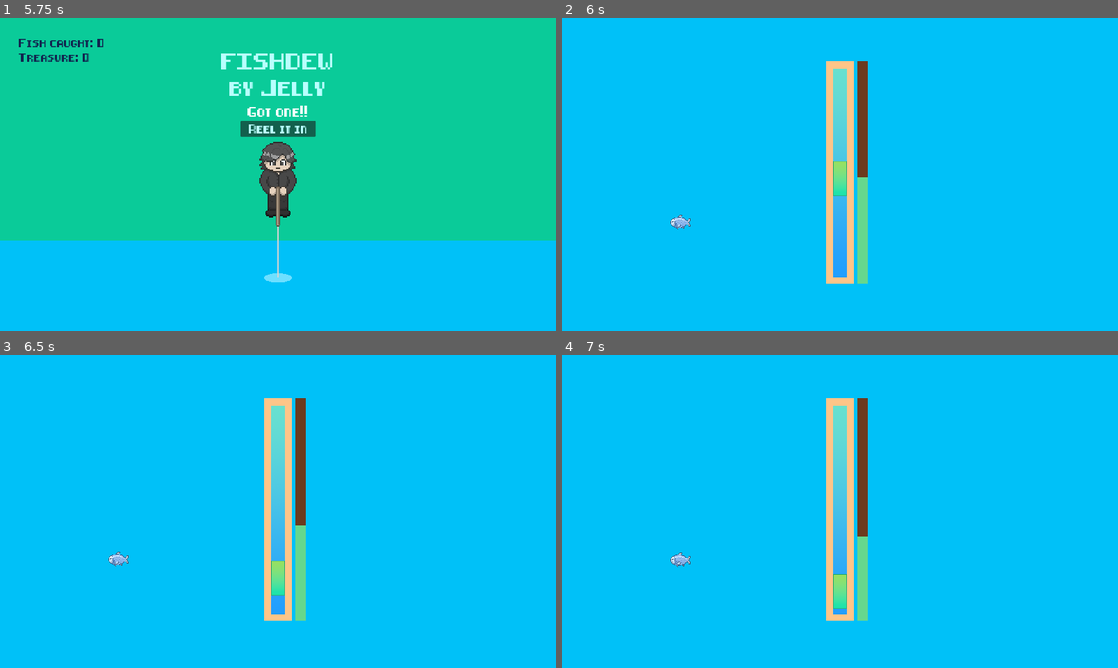
Above: before the commit, frames 1-4 (two rows, left to right).
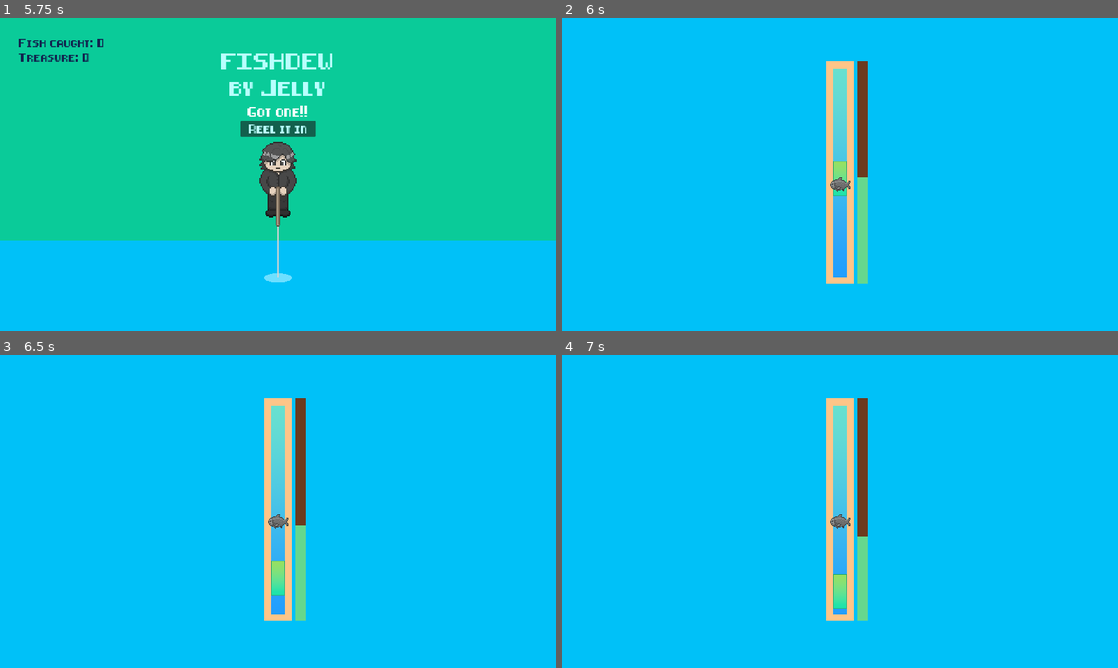
Above: after the commit, the same moments.

Repository: Anjellyrika/fishdew
Game: Godot game, scene res://src/main_scene.tscn
Same seed, same stepped clock (60 frames per second), same inputs: the game is played once before the commit and once after it.
Inputs (mouse positions are in pixels of both pictures, inside the frame that each line leads up to):
- Up to frame 1 (5.75 s): tap Enter (ui_accept) at 0.5, 0.77, 1.25, 1.52, 2, 2.75, 3.02, 3.5, 3.77, 4.25, 4.52 s; move the mouse to (400, 158) at 0.52 s; hold Right (ui_right) 0.53-2.03 s; tap F every 0.75 s from 0.6 to 5.1 s; click (400, 158) at 0.67 s; move the mouse to (166, 190) at 1.27 s; move the mouse to (333, 105) at 2.02 s; hold Left (ui_left) 2.03-2.78 s; move the mouse to (250, 237) at 2.77 s; hold Right (ui_right) 2.78-4.28 s; click (250, 237) at 2.92 s; move the mouse to (444, 221) at 3.52 s; move the mouse to (111, 127) at 4.27 s; hold Left (ui_left) 4.28-5.03 s; move the mouse to (305, 174) at 5.02 s; hold Right (ui_right) from 5.03 s (still down); click (305, 174) at 5.17 s
- Up to frame 2 (6 s): release Right (ui_right) at 5.75 s; click "Reel it in" at 5.75 s
- Up to frame 3 (6.5 s): no input
- Up to frame 4 (7 s): move the mouse to (756, 433) at 6.52 s; hold Left (ui_left) from 6.53 s (still down); tap F at 6.6 s; tap Enter (ui_accept) at 6.77 s

Frame 1 is identical in both runs. In frame 2, 0.2% of the frame differs, in the area x 19-52%, y 50-68%; in frame 3, 0.2%; in frame 4, 0.2%.
Error after the commit: Invalid access to property or key 'fish_progress_increased' on a base object of type 'Nil'. (res://src/fishing_lvl/fishing_lvl_progress.gd:11)

Commit message:
refactor: adjust fish collisions

Diff:
--- a/project.godot
+++ b/project.godot
@@ -45,6 +45,7 @@
 [layer_names]
 
 2d_physics/layer_2="Overworld"
+2d_physics/layer_3="FishingRod"
 
 [rendering]
 
--- a/src/fishing_lvl/fish.gd
+++ b/src/fishing_lvl/fish.gd
@@ -11,8 +11,8 @@
 signal fish_progress_increased
 signal fish_progress_decreased
 
-@onready var fish_size = $FishCollision
-@onready var sprite = $Icon
+@onready var fish_size = $FishArea/FishCollision
+@onready var sprite = $FishArea/Icon
 
 # Movement bounds
 var top_bounds: float
@@ -80,11 +80,11 @@
 		sprite.material.set_shader_parameter("frozen", false)
 
 
-func _on_body_entered(body):
+func _on_fish_area_body_entered(body):
 	if body.get_name() == "Bobber":
 		fish_progress_increased.emit()
 
 
-func _on_body_exited(body):
+func _on_fish_area_body_exited(body):
 	if body.get_name() == "Bobber":
 		fish_progress_decreased.emit()
--- a/src/fishing_lvl/fish.tscn
+++ b/src/fishing_lvl/fish.tscn
@@ -1,8 +1,11 @@
-[gd_scene load_steps=6 format=3 uid="uid://sywnhmj87o7k"]
+[gd_scene load_steps=7 format=3 uid="uid://sywnhmj87o7k"]
 
 [ext_resource type="Script" path="res://src/fishing_lvl/fish.gd" id="1_5cr0a"]
 [ext_resource type="Texture2D" uid="uid://bq8v13cudgyag" path="res://assets/Fish.png" id="2_pqlhc"]
 [ext_resource type="Shader" path="res://src/fishing_lvl/fish_frozen.gdshader" id="2_rlqgm"]
+
+[sub_resource type="RectangleShape2D" id="RectangleShape2D_vqkri"]
+size = Vector2(560, 384)
 
 [sub_resource type="ShaderMaterial" id="ShaderMaterial_gf66l"]
 shader = ExtResource("2_rlqgm")
@@ -12,16 +15,25 @@
 radius = 192.0
 height = 544.0
 
-[node name="Fish" type="Area2D"]
+[node name="Fish" type="CharacterBody2D"]
+collision_layer = 4
+collision_mask = 5
+motion_mode = 1
 script = ExtResource("1_5cr0a")
 
-[node name="Icon" type="Sprite2D" parent="."]
+[node name="CollisionShape2D" type="CollisionShape2D" parent="."]
+position = Vector2(8, 0)
+shape = SubResource("RectangleShape2D_vqkri")
+
+[node name="FishArea" type="Area2D" parent="."]
+
+[node name="Icon" type="Sprite2D" parent="FishArea"]
 texture_filter = 1
 material = SubResource("ShaderMaterial_gf66l")
 position = Vector2(2, 0)
 texture = ExtResource("2_pqlhc")
 
-[node name="FishCollision" type="CollisionShape2D" parent="."]
+[node name="FishCollision" type="CollisionShape2D" parent="FishArea"]
 rotation = 1.5708
 shape = SubResource("CapsuleShape2D_nt8mh")
 
@@ -30,3 +42,6 @@
 [node name="Timer" type="Timer" parent="WaitControl"]
 process_callback = 0
 one_shot = true
+
+[connection signal="body_entered" from="FishArea" to="." method="_on_fish_area_body_entered"]
+[connection signal="body_exited" from="FishArea" to="." method="_on_fish_area_body_exited"]
--- a/src/fishing_lvl/fishing_lvl.tscn
+++ b/src/fishing_lvl/fishing_lvl.tscn
@@ -33,6 +33,7 @@
 
 [node name="FishingRod" type="StaticBody2D" parent="."]
 scale = Vector2(1.5, 1.5)
+collision_layer = 4
 
 [node name="Rod" type="ColorRect" parent="FishingRod"]
 offset_left = -32.0
@@ -70,10 +71,13 @@
 [node name="Bobber" parent="." instance=ExtResource("4_r0ydv")]
 position = Vector2(0, -4)
 scale = Vector2(1.5, 1.5)
+collision_mask = 4
 
 [node name="Fish" parent="." instance=ExtResource("5_u6fi8")]
-position = Vector2(0, 40)
+position = Vector2(0, 36)
 scale = Vector2(0.125, 0.125)
+collision_layer = 1
+collision_mask = 4
 
 [node name="Controls" type="RichTextLabel" parent="."]
 visible = false
@@ -99,5 +103,3 @@
 [connection signal="fish_caught" from="FishingRod/ProgressBar" to="." method="_on_progress_bar_fish_caught"]
 [connection signal="fish_caught" from="FishingRod/ProgressBar" to="UILayer/EndScreen" method="_on_progress_bar_fish_caught"]
 [connection signal="fish_lost" from="FishingRod/ProgressBar" to="UILayer/EndScreen" method="_on_progress_bar_fish_lost"]
-[connection signal="body_entered" from="Fish" to="Fish" method="_on_body_entered"]
-[connection signal="body_exited" from="Fish" to="Fish" method="_on_body_exited"]
